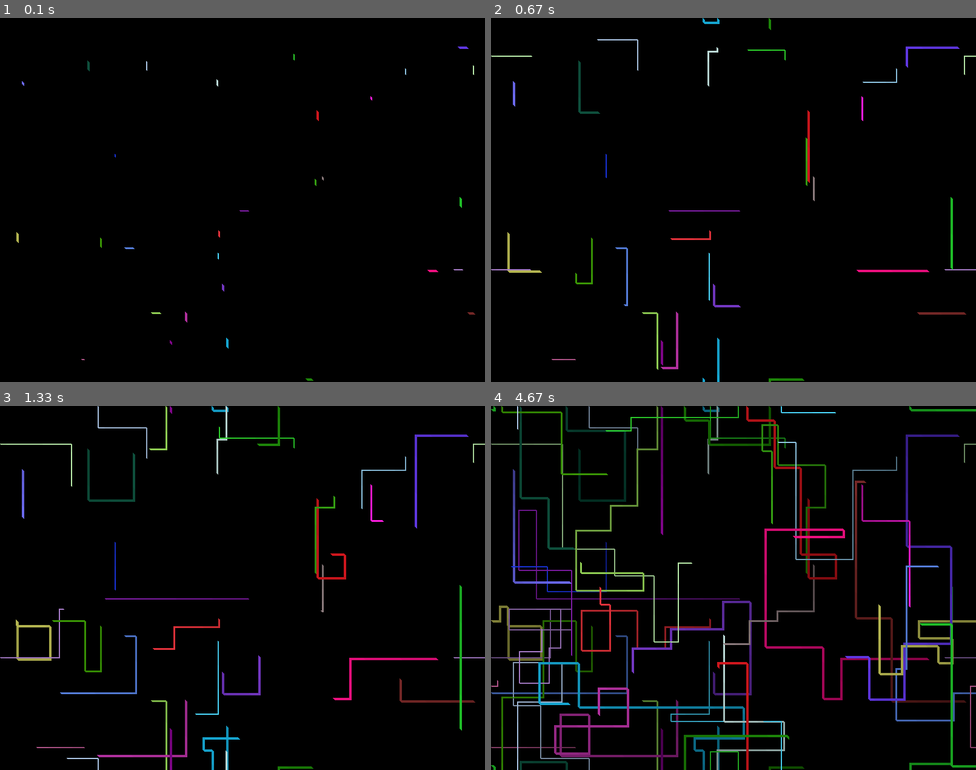
Above: before the commit, frames 1-4 (two rows, left to right).
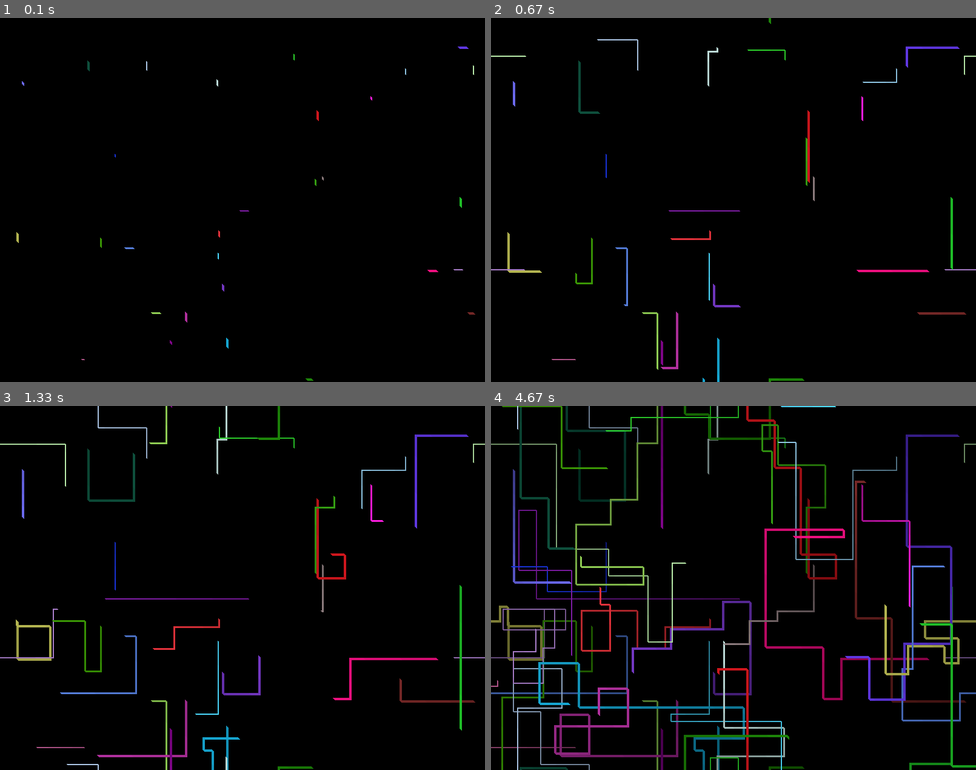
Above: after the commit, the same moments.

Repository: ThomasTheSpaceFox/Some-Small-python-pygame-apps
Game: pygame game, started from lines1.py
The game is run twice, just before and just after one commit, with the same random seed, the same clock (stepped at 60 frames per second) and the same inputs.
Inputs:
- Up to frame 1 (0.1 s): no input
- Up to frame 2 (0.67 s): no input
- Up to frame 3 (1.33 s): no input
- Up to frame 4 (4.67 s): no input

Frame 1 is identical in both runs. In frame 2, less than 0.1% of the frame differs, in the area x 0-58%, y 0-70%; in frame 3, 0.3%; in frame 4, 3.5%, in the area x 0-100%, y 0-100%.

Commit message:
fix small bug in lines1.py

Diff:
--- a/lines1.py
+++ b/lines1.py
@@ -53,13 +53,13 @@
 				self.y-=1
 			#xpos rollover
 			if self.x>self.sx:
-				self.x=0
-			if self.x<0:
+				self.x=-10
+			if self.x<-10:
 				self.x=self.sx
 			#ypos rollover
 			if self.y>self.sy:
-				self.y=0
-			if self.y<0:
+				self.y=-10
+			if self.y<-10:
 				self.y=self.sy
 			pygame.draw.line(screensurf, self.color, (self.x+self.thickness, self.y+self.thickness), (self.x, self.y), 1)
 efflist=[]
